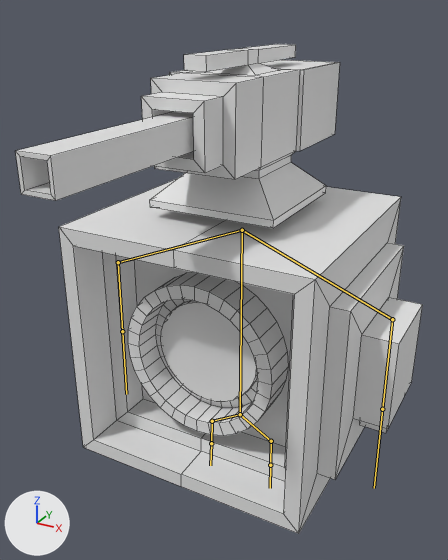
Renders of the FBX model 3D/LD44/Canon.fbx from each side of a commit.
Both versions are drawn from a 50 mm camera at (2.4, -4.22, 3.44) aimed at (0.25, -0.31, 1.48). Arrows for +X, +Y and +Z are at lower left; the lights stay in place. The bones that bend it are drawn over the model as lines. Mesh edges are drawn as thin lines.
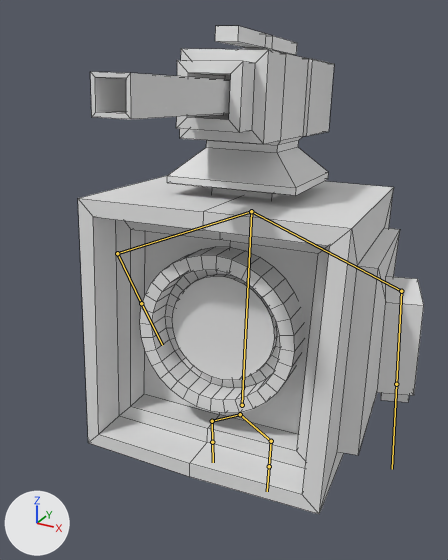
The newer file adds an action. The first version stands in its rest pose; the second is drawn at frame 10 of the action 'Body|Shoot'.

Boxes (x1, y1, x2, y2) around the edits, measured in the pictures (448 x 560 px):
'Cube', posed (15% narrower)
    before: (16, 44, 423, 534)
    after: (78, 26, 424, 514)
bone 'Body', root to tip
    before: (240, 414) to (242, 230)
    after: (242, 405) to (251, 211)
bone 'R_Hand', root to tip
    before: (118, 262) to (122, 331)
    after: (117, 253) to (141, 303)
bone 'L_Hand', root to tip
    before: (392, 319) to (382, 409)
    after: (401, 291) to (396, 384)
bone 'R_foot', root to tip
    before: (212, 421) to (211, 443)
    after: (212, 421) to (212, 442)
bone 'L_foot', root to tip
    before: (271, 441) to (270, 465)
    after: (271, 441) to (269, 466)

The change, as a diff of the scene's bpy script:
```diff
--- a/3D/LD44/Canon.fbx.py
+++ b/3D/LD44/Canon.fbx.py
@@ bone_body @@
 bone_body = bpy.data.objects['Body'].pose.bones['Body']
-bone_body.location = (0.0, 0.0, 0.0)
-bone_body.rotation_quaternion = (1.0, 0.0, 0.0, 0.0)  # degrees (0, 0, 0)
+bone_body.location = (0.01, 0.059, -0.003)
+bone_body.rotation_quaternion = (0.997, -0.059, 0.058, 0.008)  # degrees (-7, 7, 1)
@@ bone_r_hand @@
 bone_r_hand = bpy.data.objects['Body'].pose.bones['R_Hand']  # child of 'R_Arm'
-bone_r_hand.rotation_quaternion = (1.0, 0.0, 0.0, 0.0)  # degrees (0, 0, 0)
+bone_r_hand.rotation_quaternion = (0.957, -0.024, 0.002, -0.289)  # degrees (-3, -1, -34)
@@ bone_l_hand @@
 bone_l_hand = bpy.data.objects['Body'].pose.bones['L_Hand']  # child of 'L_Arm'
-bone_l_hand.rotation_quaternion = (1.0, 0.0, 0.0, 0.0)  # degrees (0, 0, 0)
+bone_l_hand.rotation_quaternion = (0.981, 0.029, -0.192, 0.004)  # degrees (3, -22, 0)
@@ bone_r_foot @@
 bone_r_foot = bpy.data.objects['Body'].pose.bones['R_foot']  # child of 'R_Leg'
-bone_r_foot.rotation_quaternion = (1.0, 0.0, 0.0, 0.0)  # degrees (0, 0, 0)
+bone_r_foot.rotation_quaternion = (0.999, 0.0, -0.002, -0.045)  # degrees (0, 0, -5)
@@ bone_l_foot @@
 bone_l_foot = bpy.data.objects['Body'].pose.bones['L_foot']  # child of 'L_Leg'
-bone_l_foot.rotation_quaternion = (1.0, 0.0, 0.0, 0.0)  # degrees (0, 0, 0)
+bone_l_foot.rotation_quaternion = (0.998, 0.0, -0.001, -0.055)  # degrees (0, 0, -6)
```
